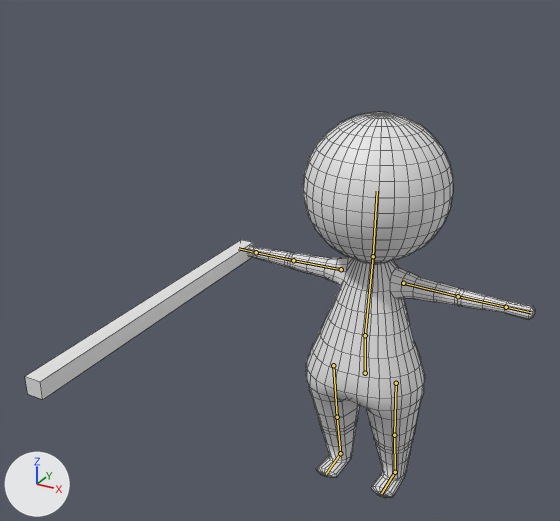
Renders of the Blender file Assets/models/my_char.blend from each side of a commit.
Both versions are drawn from a camera (50 mm lens) standing at (3.65, -9.21, 6.14) and looking at (-0.59, -1.51, 2.29). Arrows for +X, +Y and +Z are at lower left; the lights stay in place. The bones that bend it are drawn over the model as lines. Mesh edges are drawn as thin lines.
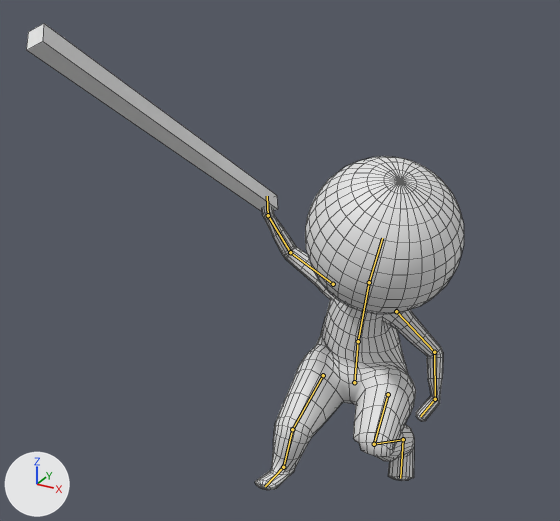
The newer file adds an action. The first version stands in its rest pose; the second is drawn at frame 4 of the action 'fall_flailing'.

The edits, one by one:
Bone 'Back.Lower' (bone_back_lower) moves from (0.0, 0.0, 0.0) to (-0.163, -0.213, 0.024).
Bone 'Back.Lower' (bone_back_lower) turns from (0, 0, 0) to (-13, 2, 0) degrees about its own x, y and z.
Bone 'Back.Upper' (bone_back_upper) turns from (0, 0, 0) to (34, 1, -13) degrees about its own x, y and z.
Bone 'Head' (bone_head) turns from (0, 0, 0) to (0, 18, -7) degrees about its own x, y and z.
Bone 'Arm.Upper.L' (bone_arm_upper_l) moves from (0.0, 0.0, 0.0) to (-0.004, 0.0, 0.008).
Bone 'Arm.Upper.L' (bone_arm_upper_l) turns from (0, 0, 0) to (3, -5, -32) degrees about its own x, y and z.
Bone 'Arm.Lower.L' (bone_arm_lower_l) turns from (0, 0, 0) to (-14, -10, -44) degrees about its own x, y and z.
Bone 'Arm.Hand.L' (bone_arm_hand_l) turns from (0, 0, 0) to (-38, -37, -4) degrees about its own x, y and z.
Bone 'Arm.Upper.R' (bone_arm_upper_r) moves from (0.0, 0.0, 0.0) to (-0.036, 0.067, 0.008).
Bone 'Arm.Upper.R' (bone_arm_upper_r) turns from (0, 0, 0) to (-5, 0, -15) degrees about its own x, y and z.
Bone 'Arm.Lower.R' (bone_arm_lower_r) turns from (0, 0, 0) to (33, 3, -1) degrees about its own x, y and z.
Bone 'Arm.Hand.R' (bone_arm_hand_r) turns from (0, 0, 0) to (-14, 20, -50) degrees about its own x, y and z.
Bone 'Leg.Upper.L' (bone_leg_upper_l) moves from (0.0, 0.0, 0.0) to (-0.029, 0.07, -0.068).
Bone 'Leg.Upper.L' (bone_leg_upper_l) turns from (0, 0, 0) to (77, -10, -6) degrees about its own x, y and z.
Bone 'Leg.Lower.L' (bone_leg_lower_l) turns from (0, 0, 0) to (-26, -9, -138) degrees about its own x, y and z.
Bone 'Leg.Foot.L' (bone_leg_foot_l) turns from (0, 0, 0) to (10, -17, 8) degrees about its own x, y and z.
Bone 'Leg.Upper.R' (bone_leg_upper_r) turns from (0, 0, 0) to (63, -4, -17) degrees about its own x, y and z.
Bone 'Leg.Lower.R' (bone_leg_lower_r) turns from (0, 0, 0) to (3, -20, 68) degrees about its own x, y and z.
Bone 'Leg.Foot.R' (bone_leg_foot_r) turns from (0, 0, 0) to (0, 21, -26) degrees about its own x, y and z.

Location of each change, (x1, y1, x2, y2) in pixels of the pictures (560 x 521 px):
'Cylinder', posed (27% narrower, 13% shorter): before (248, 112, 535, 497); after (255, 156, 464, 490)
'Cube', posed (10% wider, 18% taller): before (25, 240, 253, 399); after (26, 24, 278, 211)
bone 'Back.Lower', root to tip: before (365, 373) to (365, 335); after (354, 382) to (358, 341)
bone 'Back.Upper', root to tip: before (365, 335) to (373, 256); after (358, 341) to (369, 282)
bone 'Head', root to tip: before (373, 256) to (377, 191); after (369, 282) to (382, 238)
bone 'Arm.Upper.L', root to tip: before (403, 283) to (458, 296); after (396, 311) to (434, 352)
bone 'Arm.Lower.L', root to tip: before (458, 296) to (506, 307); after (434, 352) to (435, 399)
bone 'Arm.Hand.L', root to tip: before (506, 307) to (530, 312); after (435, 399) to (420, 416)
bone 'Arm.Upper.R', root to tip: before (341, 269) to (293, 260); after (333, 284) to (290, 252)
bone 'Arm.Lower.R', root to tip: before (293, 260) to (256, 252); after (290, 252) to (268, 215)
bone 'Arm.Hand.R', root to tip: before (256, 252) to (238, 248); after (268, 215) to (267, 196)
bone 'Leg.Upper.L', root to tip: before (396, 383) to (394, 435); after (388, 394) to (374, 444)
bone 'Leg.Lower.L', root to tip: before (394, 435) to (395, 472); after (374, 444) to (403, 439)
bone 'Leg.Foot.L', root to tip: before (395, 472) to (381, 493); after (403, 439) to (400, 478)
bone 'Leg.Upper.R', root to tip: before (333, 365) to (337, 417); after (323, 375) to (292, 429)
bone 'Leg.Lower.R', root to tip: before (337, 417) to (340, 453); after (292, 429) to (283, 467)
bone 'Leg.Foot.R', root to tip: before (340, 453) to (326, 474); after (283, 467) to (265, 486)
